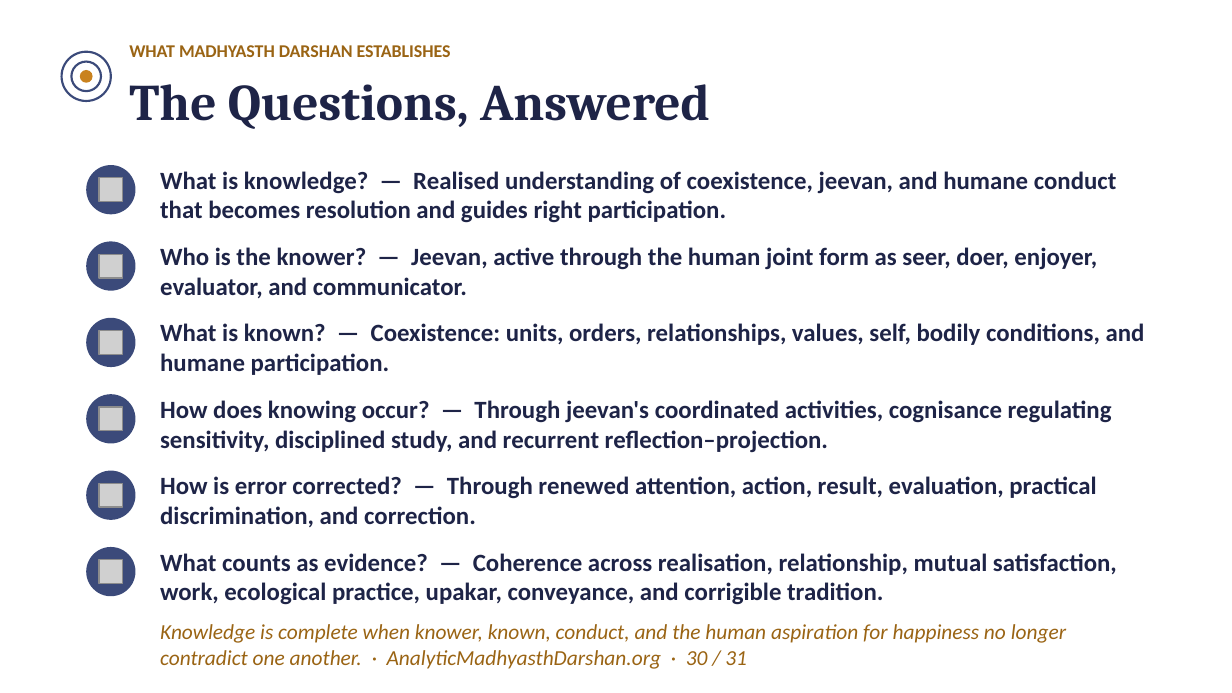
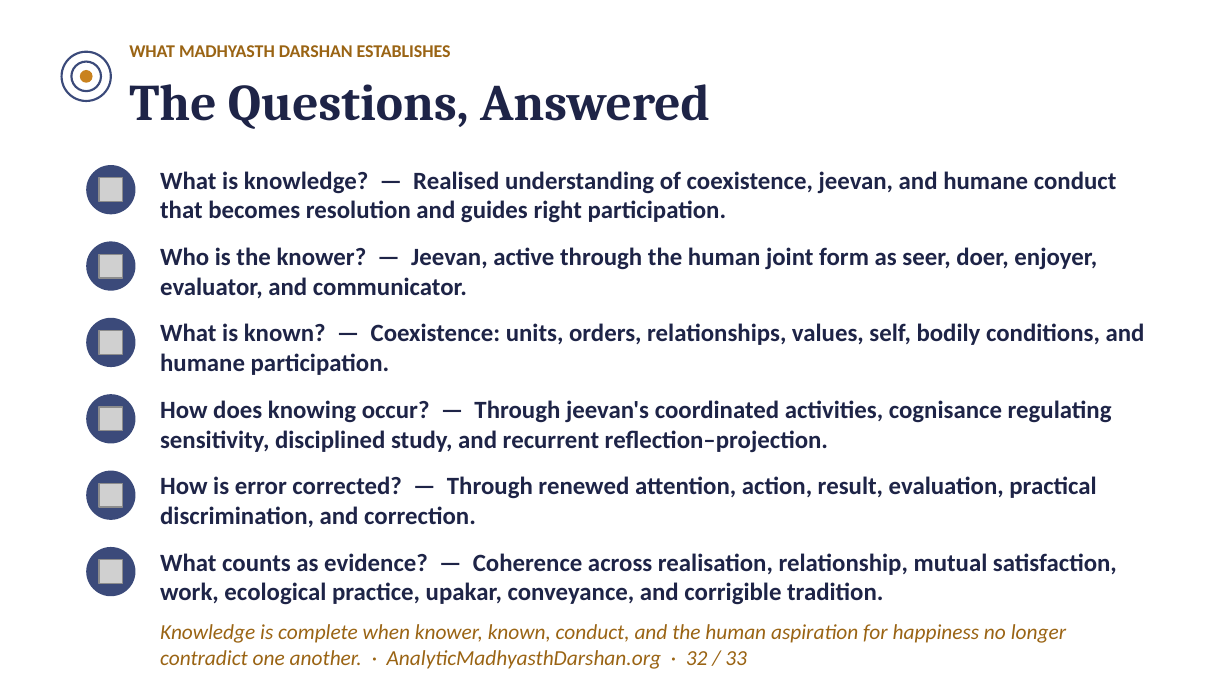
Before and after one commit to raghavamohan/AnalyticMadhyasthDarshan, a slide deck: slide 32 of Studies/The-Epistemology-of-Coexistence/The-Epistemology-of-Coexistence-Madhyasth-Darshan.pptx (slide 30 before the commit). Drawn at 1232x693 pixels with LibreOffice and Linux fonts; fonts in the diff are those of the drawing; grey boxes stand for pictures. Boxes give left, top, right and bottom in pixels: in the first picture for what was removed or moved away, otherwise in the second. Text is boxed around its words. In the diff, an @@ line names an element or a change of style, - is before the commit and + after.

```diff
--- a/Studies/The-Epistemology-of-Coexistence/The-Epistemology-of-Coexistence-Madhyasth-Darshan.pptx
+++ b/Studies/The-Epistemology-of-Coexistence/The-Epistemology-of-Coexistence-Madhyasth-Darshan.pptx
@@ text at (x1=160, y1=624, x2=1066, y2=669): text changed @@
-Knowledge is complete when knower, known, conduct, and the human aspiration for happiness no longer contradict one another. · AnalyticMadhyasthDarshan.org · 30 / 31
+Knowledge is complete when knower, known, conduct, and the human aspiration for happiness no longer contradict one another. · AnalyticMadhyasthDarshan.org · 32 / 33
```
Also in this commit, not shown: 30 other slides changed, 2 slides added.
